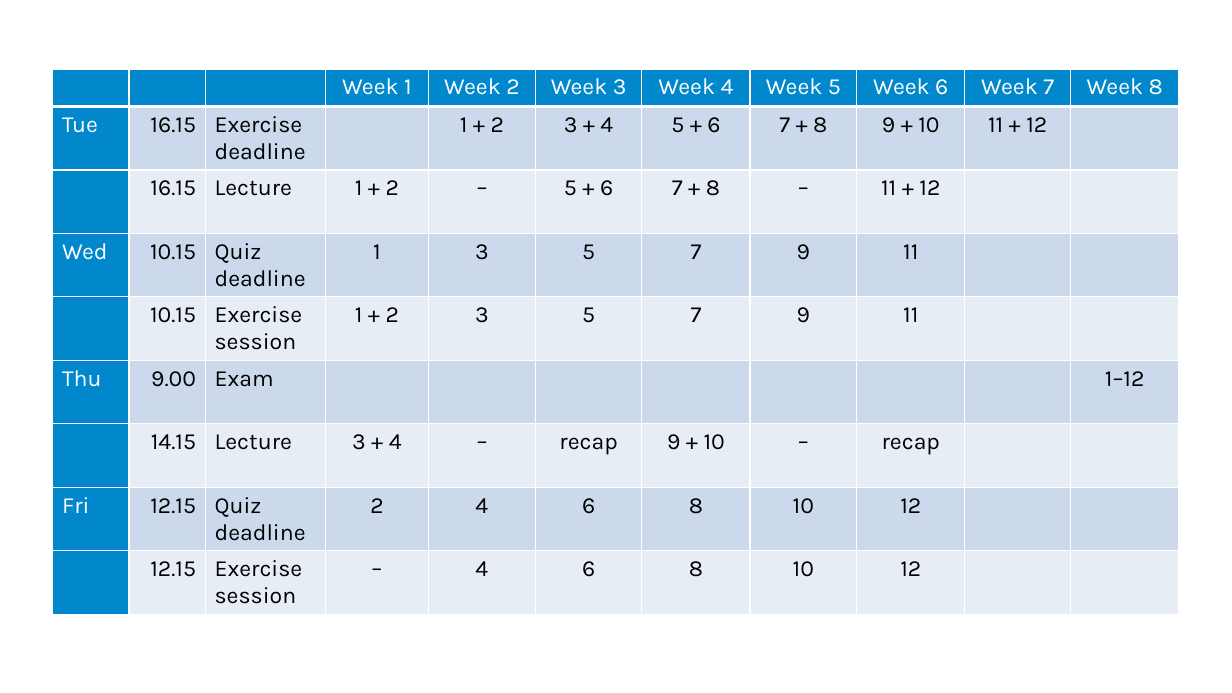
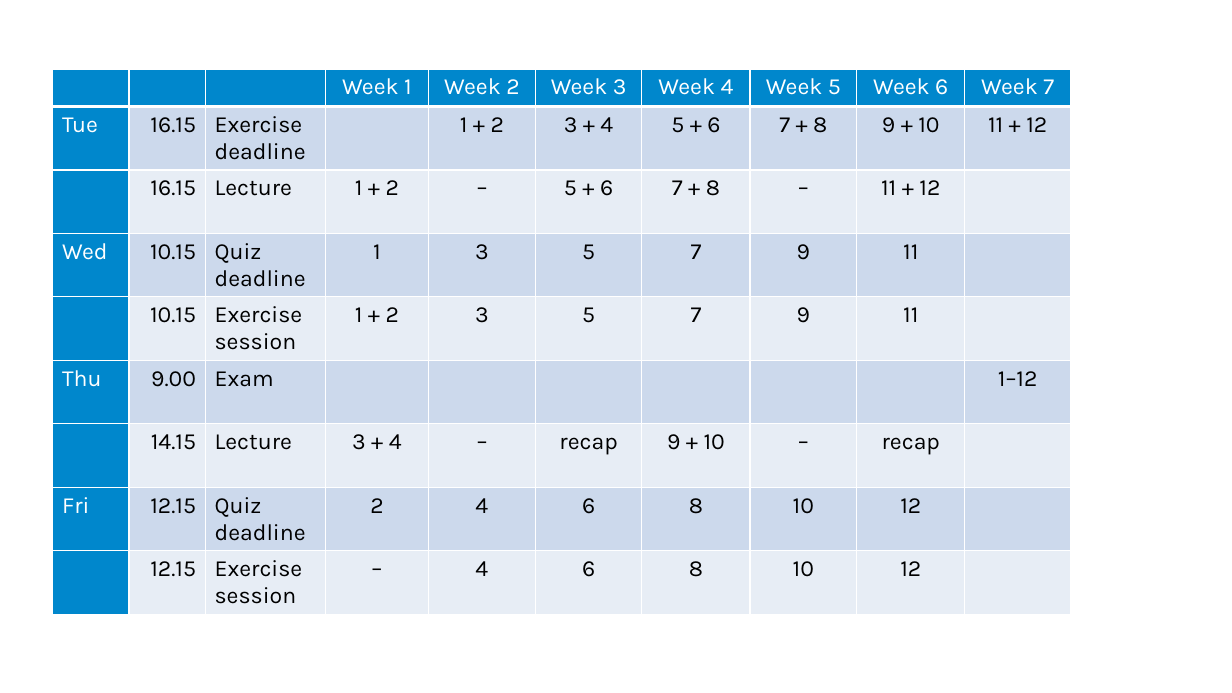
Before and after one commit to suomela/da2020, a slide deck: slide 8 of slides/da2024-lecture-1.pptx. Drawn at 1232x693 pixels with LibreOffice and Linux fonts; fonts in the diff are those of the drawing. Boxes give left, top, right and bottom in pixels: in the first picture for what was removed or moved away, otherwise in the second. Text is boxed around its words. In the diff, an @@ line names an element or a change of style, - is before the commit and + after.

```diff
--- a/slides/da2024-lecture-1.pptx
+++ b/slides/da2024-lecture-1.pptx
@@ table at <box>53,69,1070,625</box> @@
-column 10: Week 7 | 11 + 12 |  |  |  |  |  |  | 
-column 11: Week 8 |  |  |  |  | 1–12 |  |  | 
+column 10: Week 7 | 11 + 12 |  |  |  | 1–12 |  |  | 
@@ table: place and size @@
-table at <box>53,69,1178,625</box>
+table at <box>53,69,1070,625</box>
```
Also in this commit, not shown: 7 other slides changed, 1 other file.
